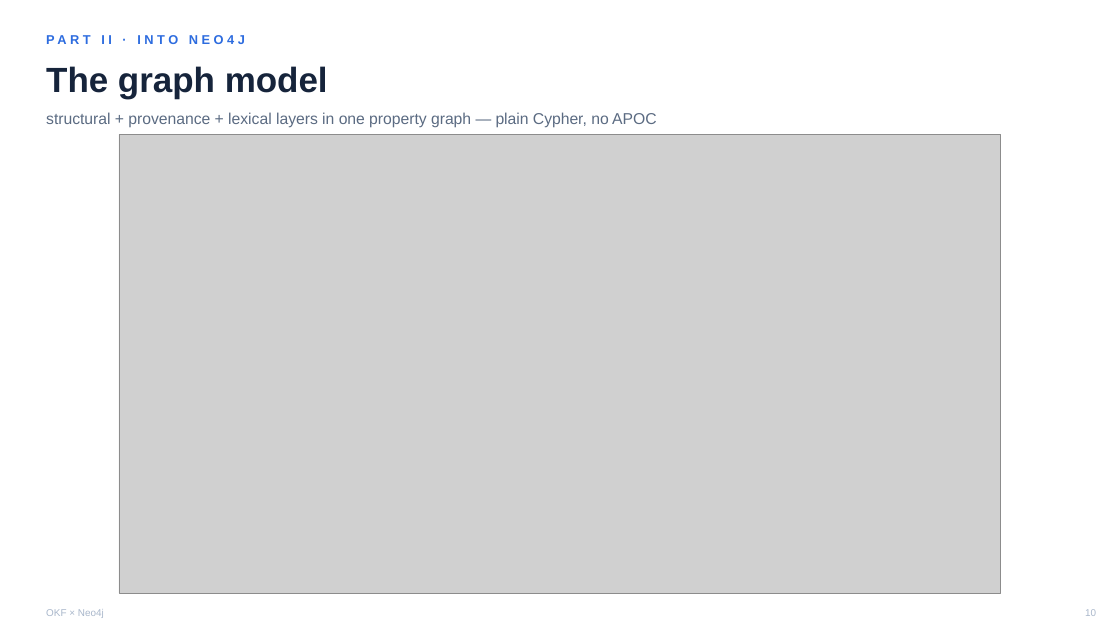
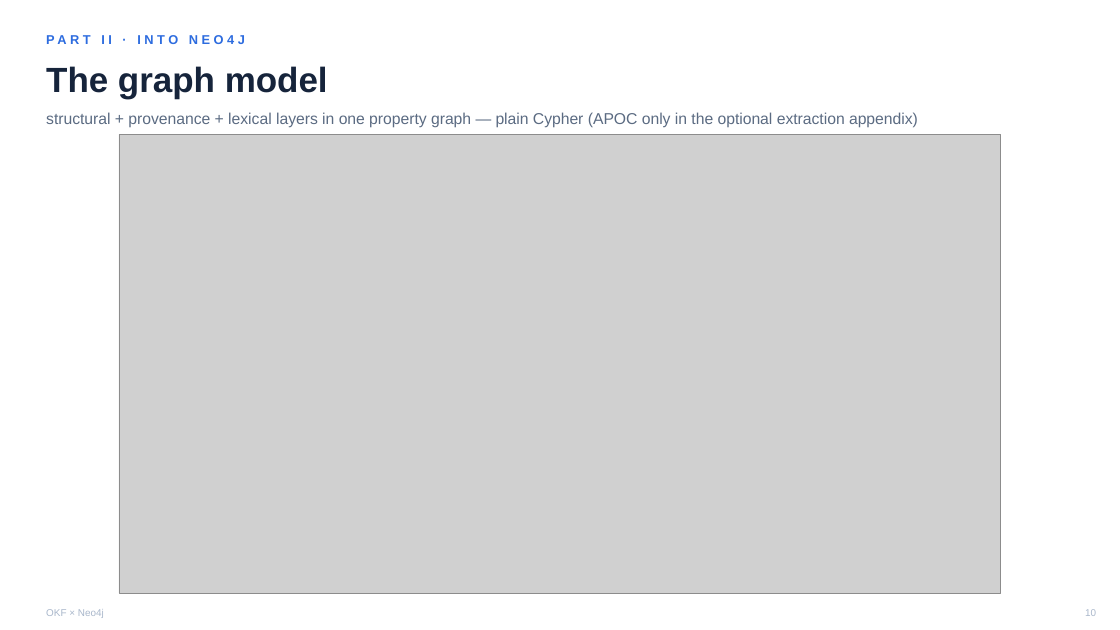
Before and after one commit to johnymontana/neo4j-okf, a slide deck: slide 10 of slides/okf-neo4j.pptx. Drawn at 1120x630 pixels with LibreOffice and Linux fonts; fonts in the diff are those of the drawing; grey boxes stand for pictures. Boxes give left, top, right and bottom in pixels: in the first picture for what was removed or moved away, otherwise in the second. Text is boxed around its words. In the diff, an @@ line names an element or a change of style, - is before the commit and + after.

```diff
--- a/slides/okf-neo4j.pptx
+++ b/slides/okf-neo4j.pptx
@@ text at bbox=[46, 112, 918, 128]: text changed @@
-structural + provenance + lexical layers in one property graph — plain Cypher, no APOC
+structural + provenance + lexical layers in one property graph — plain Cypher (APOC only in the optional extraction appendix)
```
Also in this commit, not shown: 27 other files.
